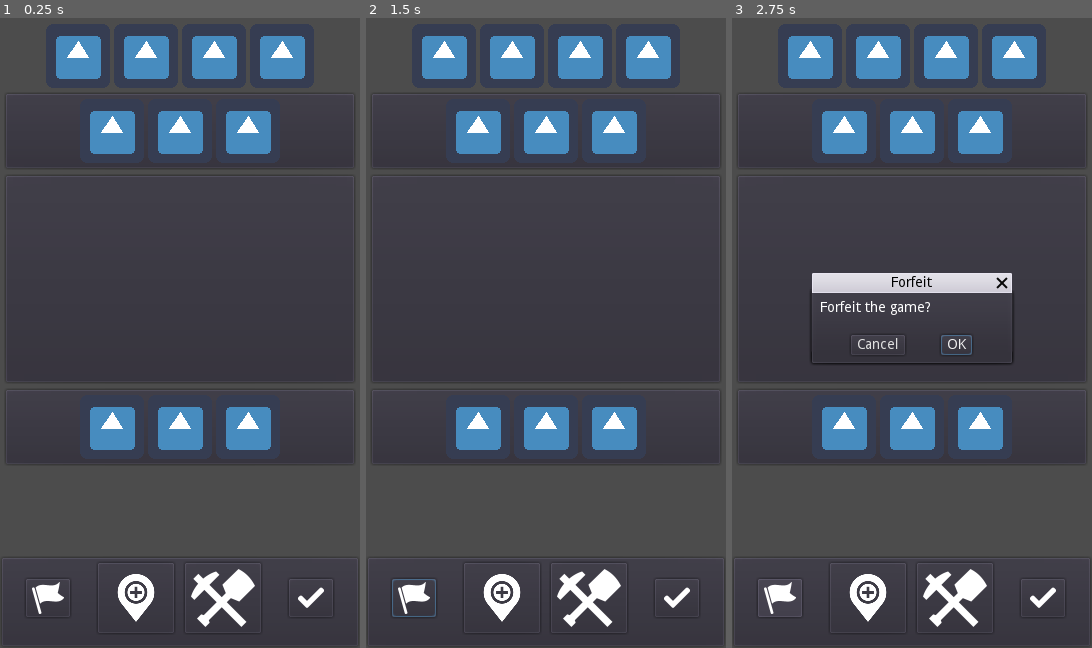
Above: before the commit, frames 1-3 (left to right).
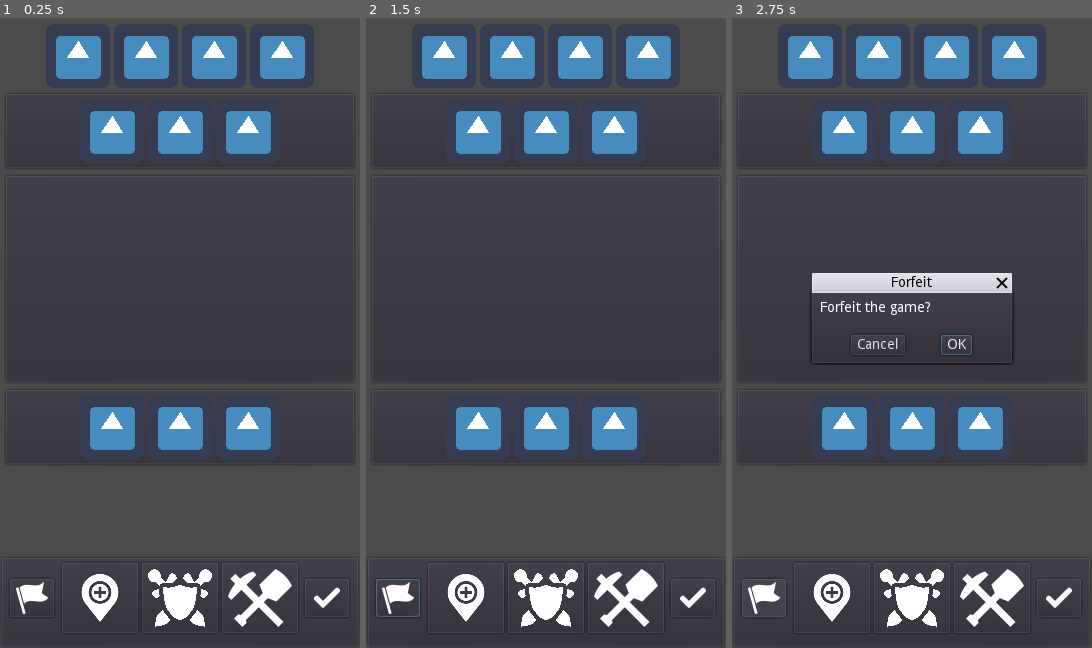
Above: after the commit, the same moments.

Repository: oatspear/obminion-hs
Game: Godot game, scene res://scenes/GuiSketch.tscn
The game is run twice, just before and just after one commit, with the same random seed, the same clock (stepped at 60 frames per second) and the same inputs. The project has no main scene, so this scene is started directly. The engine's default icon, where the game draws it, is replaced by a stand-in: a white triangle on a blue panel in a dark square.
Inputs (mouse positions are in pixels of both pictures, inside the frame that each line leads up to; where the layout moved, square brackets give the same spot in the first picture):
- Up to frame 1 (0.25 s): no input
- Up to frame 2 (1.5 s): click (398, 597) [412, 597] at 0.5 s; click "OK" at 1.25 s
- Up to frame 3 (2.75 s): click (764, 597) [778, 597] at 2 s

The runs differ from the first frame. In frame 1, 3.1% of the frame differs, in the area x 4-95%, y 86-97%; in frame 2, 3.2%; in frame 3, 3.2%, in the area x 2-95%, y 86-97%.

Commit message:
Update PrimaryActionBar.tscn

Diff:
--- a/scenes/battle/components/PrimaryActionBar.tscn
+++ b/scenes/battle/components/PrimaryActionBar.tscn
@@ -1,10 +1,11 @@
-[gd_scene load_steps=6 format=2]
+[gd_scene load_steps=7 format=2]
 
 [ext_resource path="res://assets/icons/mine.png" type="Texture" id=1]
 [ext_resource path="res://assets/icons/summon.png" type="Texture" id=2]
 [ext_resource path="res://assets/icons/check.png" type="Texture" id=3]
 [ext_resource path="res://assets/icons/finish.png" type="Texture" id=4]
 [ext_resource path="res://scenes/battle/components/PrimaryActionBar.gd" type="Script" id=5]
+[ext_resource path="res://assets/icons/shield.png" type="Texture" id=6]
 
 [node name="PrimaryActionBar" type="HBoxContainer"]
 anchor_right = 1.0
@@ -19,29 +20,28 @@
 
 [node name="Surrender" type="CenterContainer" parent="."]
 margin_top = 16.0
-margin_right = 87.0
+margin_right = 58.0
 margin_bottom = 54.0
 size_flags_horizontal = 3
 size_flags_vertical = 4
 
 [node name="Button" type="Button" parent="Surrender"]
-margin_left = 21.0
-margin_right = 65.0
+margin_left = 7.0
+margin_right = 51.0
 margin_bottom = 38.0
 size_flags_vertical = 4
 size_flags_stretch_ratio = 3.15
 icon = ExtResource( 4 )
 
 [node name="Army" type="CenterContainer" parent="."]
-margin_left = 91.0
-margin_right = 178.0
+margin_left = 62.0
+margin_right = 138.0
 margin_bottom = 70.0
 size_flags_horizontal = 3
 size_flags_vertical = 4
 
 [node name="Button" type="Button" parent="Army"]
-margin_left = 5.0
-margin_right = 81.0
+margin_right = 76.0
 margin_bottom = 70.0
 rect_min_size = Vector2( 76, 70 )
 size_flags_horizontal = 4
@@ -50,22 +50,37 @@
 icon = ExtResource( 2 )
 expand_icon = true
 
+[node name="Battle" type="CenterContainer" parent="."]
+margin_left = 142.0
+margin_right = 218.0
+margin_bottom = 70.0
+size_flags_horizontal = 3
+size_flags_vertical = 4
+
+[node name="Button" type="Button" parent="Battle"]
+margin_right = 76.0
+margin_bottom = 70.0
+rect_min_size = Vector2( 76, 70 )
+size_flags_horizontal = 4
+size_flags_vertical = 4
+icon = ExtResource( 6 )
+expand_icon = true
+
 [node name="Support" type="CenterContainer" parent="."]
-margin_left = 182.0
-margin_right = 269.0
+margin_left = 222.0
+margin_right = 298.0
 margin_bottom = 70.0
 size_flags_horizontal = 3
 size_flags_vertical = 5
 
 [node name="Button" type="Button" parent="Support"]
-margin_left = 5.0
-margin_right = 81.0
+margin_right = 76.0
 margin_bottom = 70.0
 toggle_mode = true
 icon = ExtResource( 1 )
 
 [node name="EndTurn" type="CenterContainer" parent="."]
-margin_left = 273.0
+margin_left = 302.0
 margin_top = 16.0
 margin_right = 360.0
 margin_bottom = 54.0
@@ -73,8 +88,8 @@
 size_flags_vertical = 4
 
 [node name="Button" type="Button" parent="EndTurn"]
-margin_left = 21.0
-margin_right = 65.0
+margin_left = 7.0
+margin_right = 51.0
 margin_bottom = 38.0
 size_flags_vertical = 4
 icon = ExtResource( 3 )
